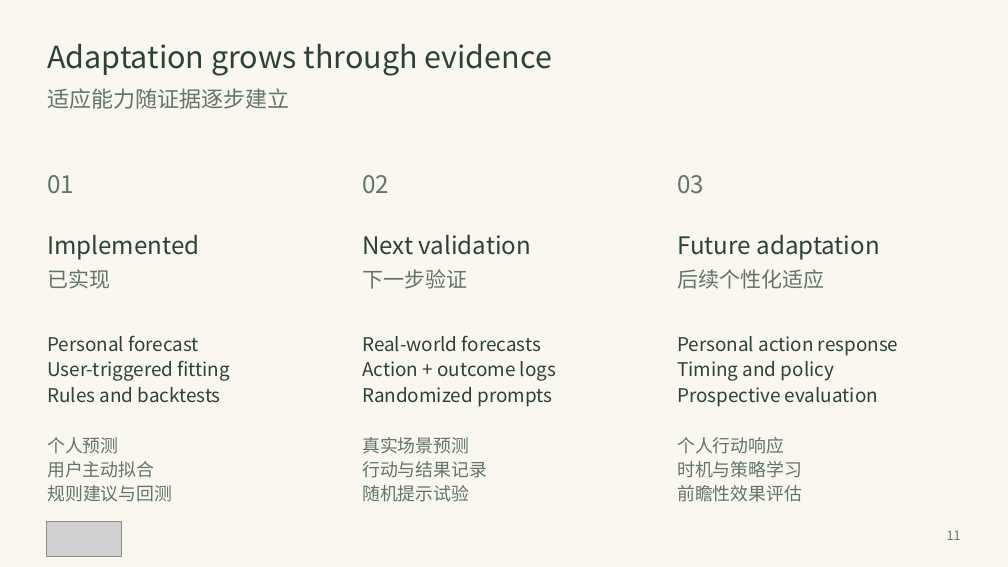
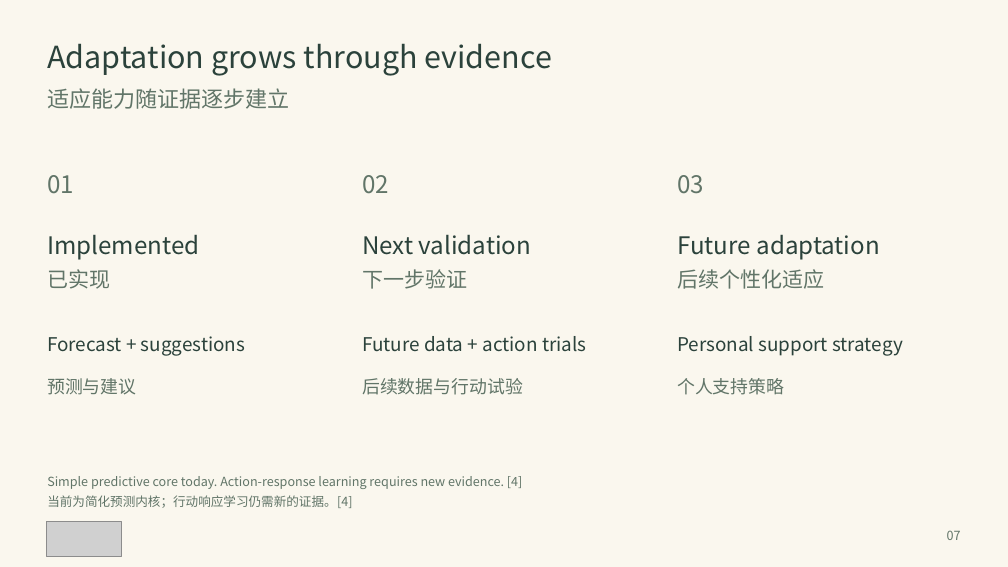
Before and after one commit to DiamondCao1996/mond-phone-preview, a slide deck: slide 7 of docs/demo/MOND_Adaptive_System_EN_ZH.pptx (slide 11 before the commit). Drawn at 1008x567 pixels with LibreOffice and Linux fonts; fonts in the diff are those of the drawing; grey boxes stand for pictures. Boxes give left, top, right and bottom in pixels: in the first picture for what was removed or moved away, otherwise in the second. Text is boxed around its words. In the diff, an @@ line names an element or a change of style, - is before the commit and + after.

```diff
--- a/docs/demo/MOND_Adaptive_System_EN_ZH.pptx
+++ b/docs/demo/MOND_Adaptive_System_EN_ZH.pptx
@@ text at (47,336,245,356): text changed @@
-Personal forecast
-User-triggered fitting
-Rules and backtests
+Forecast + suggestions
@@ text at (362,336,586,352): text changed @@
-Real-world forecasts
-Action + outcome logs
-Randomized prompts
+Future data + action trials
@@ text at (677,336,903,356): text changed @@
-Personal action response
-Timing and policy
-Prospective evaluation
+Personal support strategy
@@ text at (47,378,136,395): text changed @@
-个人预测
-用户主动拟合
-规则建议与回测
+预测与建议
@@ text at (362,378,523,395): text changed @@
-真实场景预测
-行动与结果记录
-随机提示试验
+后续数据与行动试验
@@ text at (677,378,784,395): text changed @@
-个人行动响应
-时机与策略学习
-前瞻性效果评估
+个人支持策略
@@ text added at (47,476,522,489), 12 pt, text #617568 @@
+Simple predictive core today. Action-response learning requires new evidence. [4]
@@ text added at (47,495,352,508), 12 pt, text #617568 @@
+当前为简化预测内核；行动响应学习仍需新的证据。[4]
@@ text at (947,530,961,540): text changed @@
-11
+07
```
Also in this commit, not shown: 5 other slides changed, 1 slide added, 5 slides removed, 2 other files.
